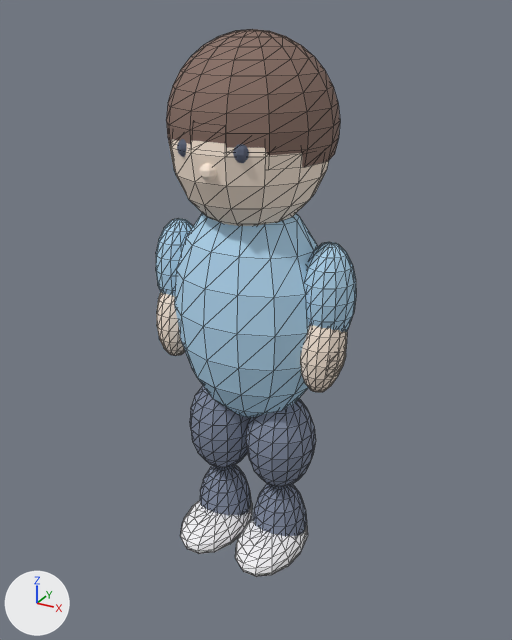
The glTF model assets/models/generated_human/human.glb: old version first, new version second.
Before and after are seen from a 50 mm lens placed at (1.17, -2.09, 1.3), pointed at (0.0, 0.04, 0.24). The lights are fixed; the arrows at lower left show +X, +Y and +Z. The first picture is the older version. Mesh edges are drawn as thin lines on the coarser meshes. Where no turn or scale is listed for an object, it has been applied to the vertices. Vertices at exactly the same position are counted once.

The first picture shows 'armL', 'armR', 'foreL', 'hair', 'head', 'shinL', 'shinR', 'shoeL', 'shoeR', 'thighL', 'thighR', 'torso' and 5 more.
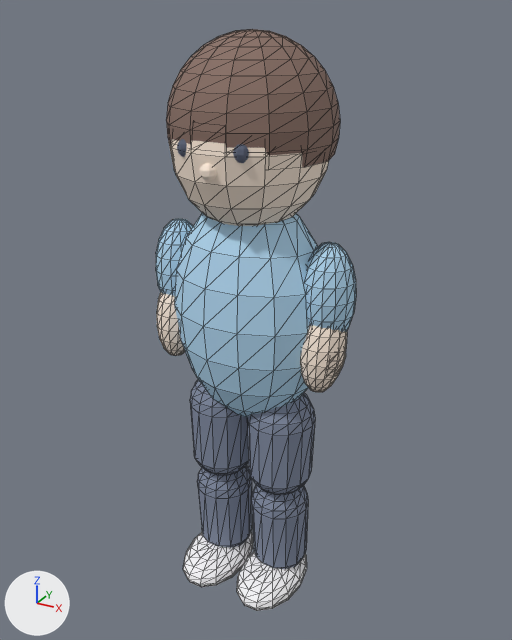
The change, as a diff of the scene's bpy script:
```diff
--- a/assets/models/generated_human/human.glb.py
+++ b/assets/models/generated_human/human.glb.py
@@ me_mesh_1 @@
 # used by ob_thighl; parent = ob_hipl; location = (0.0, 0.0, -0.2)
-me_mesh_1.from_pydata(...)  # 151 vertices, 266 faces; spans x -0.135..0.135, y -0.132..0.132, z -0.2..0.2
+me_mesh_1.from_pydata(...)  # 151 vertices, 266 faces; spans x -0.13..0.13, y -0.127..0.127, z -0.23..0.23
+# me_mesh_1 part 1: 151 of 151 vertices moved; they spanned x -0.135..0.135, y -0.132..0.132, z -0.2..0.2 and now span x -0.13..0.13, y -0.127..0.127, z -0.23..0.23; mean shift (0.0, 0.0, 0.007)
 me_mesh_1.materials.append(mat_pants)
@@ me_mesh_2 @@
 # used by ob_shinl; parent = ob_kneel; location = (0.0, 0.0, -0.2)
-me_mesh_2.from_pydata(...)  # 151 vertices, 266 faces; spans x -0.11..0.11, y -0.107..0.107, z -0.2..0.2
+me_mesh_2.from_pydata(...)  # 151 vertices, 266 faces; spans x -0.115..0.115, y -0.112..0.112, z -0.225..0.225
+# me_mesh_2 part 2: 151 of 151 vertices moved; they spanned x -0.11..0.11, y -0.107..0.107, z -0.2..0.2 and now span x -0.115..0.115, y -0.112..0.112, z -0.225..0.225; mean shift (0.0, 0.0, 0.009)
 me_mesh_2.materials.append(mat_pants)
@@ ob_shoel @@
 ob_shoel.parent = ob_kneel
-ob_shoel.location = (0.0, -0.07, -0.24)
+ob_shoel.location = (0.0, -0.07, -0.42)
@@ ob_shoer @@
 ob_shoer.parent = ob_kneer
-ob_shoer.location = (0.0, -0.07, -0.24)
+ob_shoer.location = (0.0, -0.07, -0.42)
```

What differs and where, as boxes (x1, y1, x2, y2) in the pictures (512 x 640 px; the box of a moved part takes in the faces that stretch with it):
'thighL', reshaped (16% taller)
    before: (246, 399, 316, 487)
    after: (247, 393, 315, 495)
'shoeL', moved
    before: (235, 519, 308, 577)
    after: (237, 551, 307, 611)
'shoeR', moved
    before: (180, 500, 252, 554)
    after: (183, 532, 253, 587)
'shinL', reshaped
    before: (253, 484, 307, 536)
    after: (251, 485, 308, 569)
'shinR', reshaped
    before: (200, 465, 251, 515)
    after: (197, 465, 252, 548)
'thighR', reshaped (17% taller)
    before: (190, 386, 250, 468)
    after: (190, 380, 248, 476)
part 1 of me_mesh_1, moved or reshaped
    before: (190, 386, 316, 487)
    after: (190, 380, 315, 495)
part 2 of me_mesh_2, moved or reshaped
    before: (200, 465, 307, 536)
    after: (197, 465, 308, 569)
